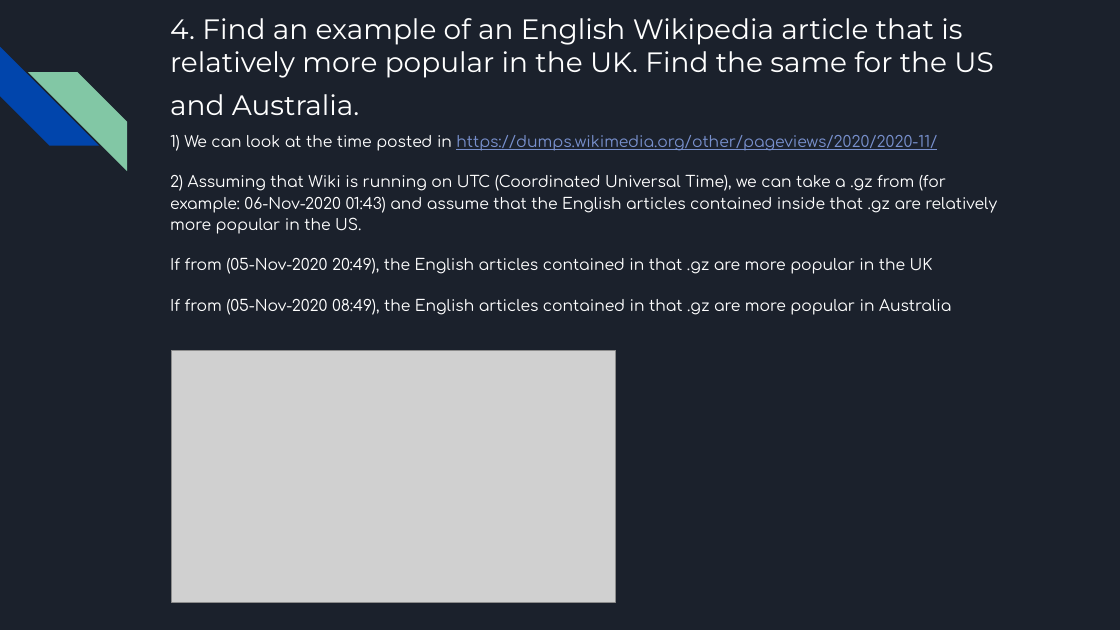
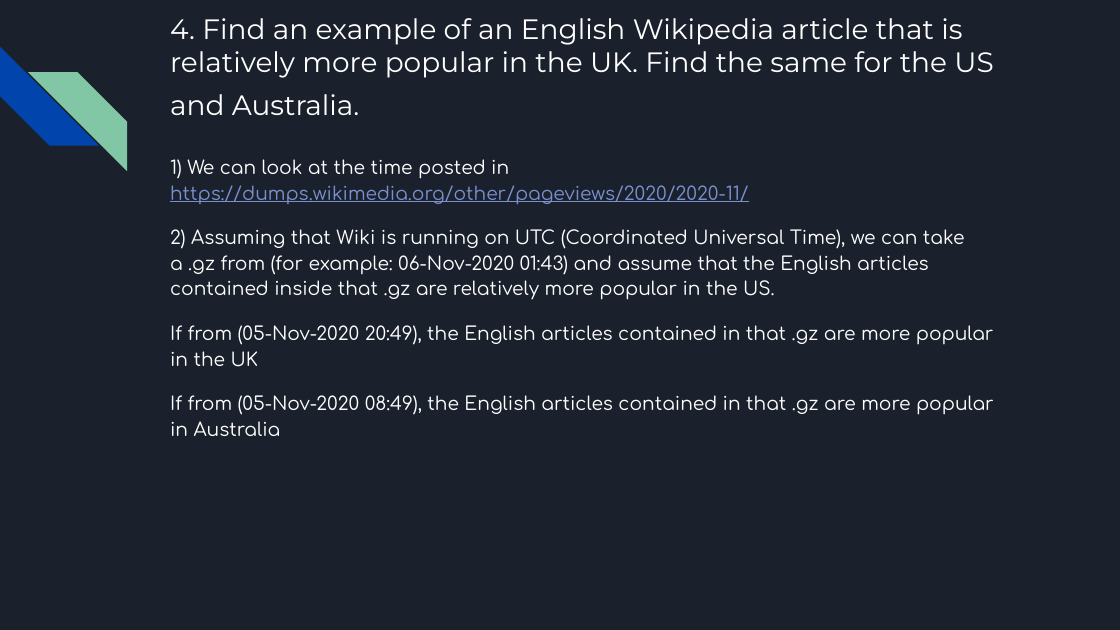
Before and after one commit to AlanLiang1/Project_1, a slide deck: slide 16 of P1 Presentation.pptx (slide 12 before the commit). Drawn at 1120x630 pixels with LibreOffice and Linux fonts; fonts in the diff are those of the drawing; grey boxes stand for pictures. Boxes give left, top, right and bottom in pixels: in the first picture for what was removed or moved away, otherwise in the second. Text is boxed around its words. In the diff, an @@ line names an element or a change of style, - is before the commit and + after.

```diff
--- a/P1 Presentation.pptx
+++ b/P1 Presentation.pptx
@@ text "1) We can look at ...": place and size @@
-text "1) We can look at ..." at [170, 135, 997, 315]
+text "1) We can look at ..." at [170, 159, 994, 436]
@@ text "1) We can look at ..." at [170, 159, 994, 436]: size 10 to 12 pt @@
@@ picture removed at [171, 351, 615, 603] @@
```
Also in this commit, not shown: 14 other slides changed, 6 slides added, 1 other file.
